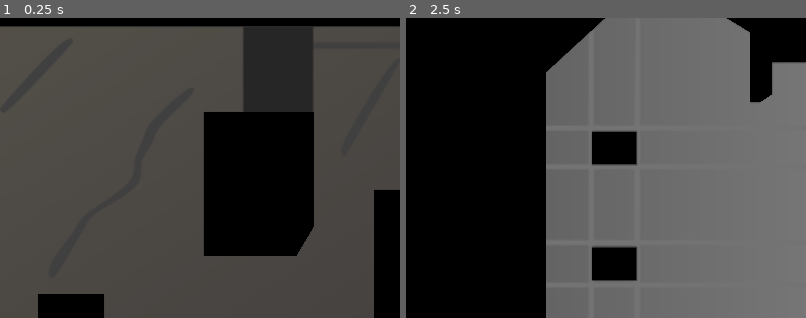
Above: before the commit, frames 1-2 (left to right).
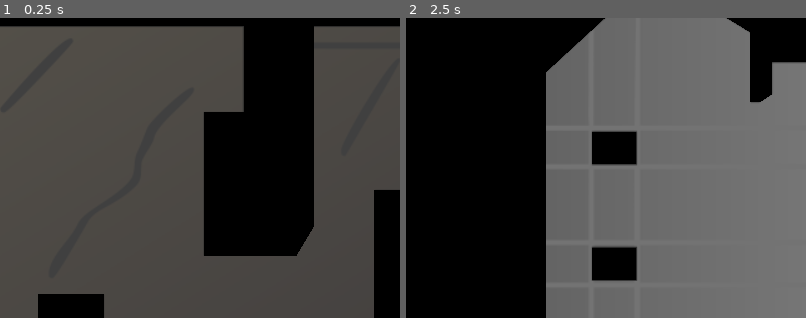
Above: after the commit, the same moments.

Repository: IntangibleMatter/PRIOR-Remake
Game: Godot game, scene res://levels/facility/pitfall.tscn
Same seed, same stepped clock (60 frames per second), same inputs: the game is played once before the commit and once after it. This scene is started directly instead of the project's main scene.
Inputs (mouse positions are % of the whole screen's width and height, from its top left):
- Up to frame 1 (0.25 s): no input
- Up to frame 2 (2.5 s): tap Enter at 0.5 s; move the mouse to (72, 45) at 0.52 s; hold Right (move_right) 0.53-1.25 s; hold Space (move_antigrav) 0.53-1.25 s; click (72, 45) at 0.67 s; tap Up (move_jump) at 0.77 s; drag from (30, 55) to (12, 26) at 1.27 s; move the mouse to (60, 28) at 2.02 s; hold Right (move_right) from 2.03 s (still down); hold Shift from 2.03 s (still down)
The pictures show only the part of the screen within x 42-92%, y 6-56%; the shares and areas given below are measured in that part.

The runs differ from the first frame. In frame 1, 5.0% of the frame differs, in the area x 61-79%, y 2-32%; in frame 2, nothing differs.

Commit message:
doooooors yooooo!!!!

Diff:
--- a/levels/facility/pitfall.tscn
+++ b/levels/facility/pitfall.tscn
@@ -1,8 +1,9 @@
-[gd_scene load_steps=116 format=3 uid="uid://d0qtqviolxk8h"]
+[gd_scene load_steps=117 format=3 uid="uid://d0qtqviolxk8h"]
 
 [ext_resource type="PackedScene" uid="uid://0f3ahgtchmfa" path="res://levels/levelbase.tscn" id="1_br0i3"]
 [ext_resource type="Texture2D" uid="uid://pq58wjeu2oas" path="res://assets/originalgame/levels/263.png" id="2_nm7px"]
 [ext_resource type="PackedScene" uid="uid://d0uvac1yihbnu" path="res://obj/components/spawn.tscn" id="3_boi6m"]
+[ext_resource type="PackedScene" uid="uid://ds1e3ydloq7ey" path="res://obj/obj/door.tscn" id="3_e3rok"]
 [ext_resource type="Script" path="res://addons/rmsmartshape/shapes/shape_closed.gd" id="3_p73oi"]
 [ext_resource type="Script" path="res://addons/rmsmartshape/vertex_properties.gd" id="4_x4xc4"]
 [ext_resource type="Script" path="res://addons/rmsmartshape/shapes/point.gd" id="5_sx2r1"]
@@ -739,7 +740,14 @@
 [node name="BaseLevel" parent="." index="0"]
 texture = ExtResource("2_nm7px")
 
-[node name="main" type="StaticBody2D" parent="Env/Geometry" index="0"]
+[node name="Door" parent="Env/Geometry" index="0" instance=ExtResource("3_e3rok")]
+position = Vector2(1226, 260)
+rotation = -3.14159
+width = 140.0
+length = 172.0
+flag = "pitfall_door"
+
+[node name="main" type="StaticBody2D" parent="Env/Geometry" index="1"]
 
 [node name="SS2D_Shape_Closed" type="Node2D" parent="Env/Geometry/main" index="0"]
 script = ExtResource("3_p73oi")
@@ -755,7 +763,7 @@
 [node name="LightOccluder2D" type="LightOccluder2D" parent="Env/Geometry/main" index="2"]
 occluder = SubResource("OccluderPolygon2D_xn258")
 
-[node name="square" type="StaticBody2D" parent="Env/Geometry" index="1"]
+[node name="square" type="StaticBody2D" parent="Env/Geometry" index="2"]
 
 [node name="SS2D_Shape_Closed" type="Node2D" parent="Env/Geometry/square" index="0"]
 script = ExtResource("3_p73oi")
@@ -771,7 +779,7 @@
 [node name="LightOccluder2D" type="LightOccluder2D" parent="Env/Geometry/square" index="2"]
 occluder = SubResource("OccluderPolygon2D_kpa0l")
 
-[node name="doorplatform" type="StaticBody2D" parent="Env/Geometry" index="2"]
+[node name="doorplatform" type="StaticBody2D" parent="Env/Geometry" index="3"]
 
 [node name="SS2D_Shape_Closed" type="Node2D" parent="Env/Geometry/doorplatform" index="0"]
 script = ExtResource("3_p73oi")
@@ -812,7 +820,8 @@
 [node name="Exit3" parent="Exits" index="2" instance=ExtResource("9_5eqoo")]
 position = Vector2(424, -24)
 shape = SubResource("RectangleShape2D_boat7")
-scene = "ascent"
+scene = "research"
+spawn = 1
 
 [node name="GameButton" parent="Interactables" index="0" instance=ExtResource("9_bxmv6")]
 position = Vector2(192, 332)
@@ -820,3 +829,5 @@
 
 [node name="Label" parent="ColorRect" index="0"]
 text = "pitfall"
+
+[connection signal="button_pressed" from="Interactables/GameButton" to="Env/Geometry/Door" method="open"]
--- a/levels/facility/research.tscn
+++ b/levels/facility/research.tscn
@@ -7,8 +7,12 @@
 [ext_resource type="Script" path="res://addons/rmsmartshape/shapes/point.gd" id="5_f1k8p"]
 [ext_resource type="Script" path="res://addons/rmsmartshape/shapes/point_array.gd" id="6_1ykvc"]
 [ext_resource type="Resource" uid="uid://q8nl5q4i4vua" path="res://assets/resources/ss2d_defaultblack.tres" id="7_us56y"]
-
-[sub_resource type="Resource" id="Resource_38e43"]
+[ext_resource type="PackedScene" uid="uid://ds1e3ydloq7ey" path="res://obj/obj/door.tscn" id="8_3oylb"]
+[ext_resource type="PackedScene" uid="uid://dfar0n5e44gmf" path="res://obj/obj/button.tscn" id="9_2cd01"]
+[ext_resource type="PackedScene" uid="uid://d0uvac1yihbnu" path="res://obj/components/spawn.tscn" id="9_eol13"]
+[ext_resource type="PackedScene" uid="uid://c2bdvyo3foyww" path="res://obj/components/exit.tscn" id="10_w3c8c"]
+
+[sub_resource type="Resource" id="Resource_faxgw"]
 script = ExtResource("4_4axdp")
 texture_idx = -24
 flip = false
@@ -786,25 +790,25 @@
 
 [sub_resource type="Resource" id="Resource_3bnqn"]
 script = ExtResource("5_f1k8p")
-position = Vector2(832, 348)
-point_in = Vector2(0, 0)
-point_out = Vector2(0, 0)
-properties = SubResource("Resource_r1yja")
-
-[sub_resource type="Resource" id="Resource_jfmac"]
-script = ExtResource("4_4axdp")
-texture_idx = 31
+position = Vector2(-83, 53)
+point_in = Vector2(0, 0)
+point_out = Vector2(0, 0)
+properties = SubResource("Resource_4rmc5")
+
+[sub_resource type="Resource" id="Resource_e8tno"]
+script = ExtResource("4_4axdp")
+texture_idx = 41
 flip = false
 width = 1.0
 
 [sub_resource type="Resource" id="Resource_hgocg"]
 script = ExtResource("5_f1k8p")
-position = Vector2(832, 276)
-point_in = Vector2(0, 0)
-point_out = Vector2(0, 0)
-properties = SubResource("Resource_jfmac")
-
-[sub_resource type="Resource" id="Resource_tjaoy"]
+position = Vector2(-83, -23)
+point_in = Vector2(0, 0)
+point_out = Vector2(0, 0)
+properties = SubResource("Resource_e8tno")
+
+[sub_resource type="Resource" id="Resource_m73eh"]
 script = ExtResource("4_4axdp")
 texture_idx = 0
 flip = false
@@ -812,12 +816,12 @@
 
 [sub_resource type="Resource" id="Resource_dd7ed"]
 script = ExtResource("5_f1k8p")
-position = Vector2(1376, 276)
-point_in = Vector2(0, 0)
-point_out = Vector2(0, 0)
-properties = SubResource("Resource_tjaoy")
-
-[sub_resource type="Resource" id="Resource_rw6gx"]
+position = Vector2(461, -23)
+point_in = Vector2(0, 0)
+point_out = Vector2(0, 0)
+properties = SubResource("Resource_m73eh")
+
+[sub_resource type="Resource" id="Resource_p0b34"]
 script = ExtResource("4_4axdp")
 texture_idx = 0
 flip = false
@@ -825,12 +829,12 @@
 
 [sub_resource type="Resource" id="Resource_ds47w"]
 script = ExtResource("5_f1k8p")
-position = Vector2(832, 348)
-point_in = Vector2(0, 0)
-point_out = Vector2(0, 0)
-properties = SubResource("Resource_rw6gx")
-
-[sub_resource type="Resource" id="Resource_1xbtf"]
+position = Vector2(-83, 53)
+point_in = Vector2(0, 0)
+point_out = Vector2(0, 0)
+properties = SubResource("Resource_p0b34")
+
+[sub_resource type="Resource" id="Resource_vw3tg"]
 script = ExtResource("4_4axdp")
 texture_idx = 46
 flip = false
@@ -838,12 +842,12 @@
 
 [sub_resource type="Resource" id="Resource_xxyr7"]
 script = ExtResource("5_f1k8p")
-position = Vector2(1376, 944)
-point_in = Vector2(0, 0)
-point_out = Vector2(0, 0)
-properties = SubResource("Resource_1xbtf")
-
-[sub_resource type="Resource" id="Resource_dmojr"]
+position = Vector2(461, 649)
+point_in = Vector2(0, 0)
+point_out = Vector2(0, 0)
+properties = SubResource("Resource_vw3tg")
+
+[sub_resource type="Resource" id="Resource_lnprg"]
 script = ExtResource("4_4axdp")
 texture_idx = 14
 flip = false
@@ -851,12 +855,12 @@
 
 [sub_resource type="Resource" id="Resource_eysnu"]
 script = ExtResource("5_f1k8p")
-position = Vector2(1264, 348)
-point_in = Vector2(0, 0)
-point_out = Vector2(0, 0)
-properties = SubResource("Resource_dmojr")
-
-[sub_resource type="Resource" id="Resource_guegi"]
+position = Vector2(349, 53)
+point_in = Vector2(0, 0)
+point_out = Vector2(0, 0)
+properties = SubResource("Resource_lnprg")
+
+[sub_resource type="Resource" id="Resource_e6isd"]
 script = ExtResource("4_4axdp")
 texture_idx = 0
 flip = false
@@ -864,12 +868,12 @@
 
 [sub_resource type="Resource" id="Resource_8sygs"]
 script = ExtResource("5_f1k8p")
-position = Vector2(1312, 396)
-point_in = Vector2(0, 0)
-point_out = Vector2(0, 0)
-properties = SubResource("Resource_guegi")
-
-[sub_resource type="Resource" id="Resource_uimgs"]
+position = Vector2(397, 101)
+point_in = Vector2(0, 0)
+point_out = Vector2(0, 0)
+properties = SubResource("Resource_e6isd")
+
+[sub_resource type="Resource" id="Resource_pfkqg"]
 script = ExtResource("4_4axdp")
 texture_idx = 0
 flip = false
@@ -877,10 +881,10 @@
 
 [sub_resource type="Resource" id="Resource_5nwm4"]
 script = ExtResource("5_f1k8p")
-position = Vector2(1312, 944)
-point_in = Vector2(0, 0)
-point_out = Vector2(0, 0)
-properties = SubResource("Resource_uimgs")
+position = Vector2(397, 649)
+point_in = Vector2(0, 0)
+point_out = Vector2(0, 0)
+properties = SubResource("Resource_pfkqg")
 
 [sub_resource type="Resource" id="Resource_vle6f"]
 script = ExtResource("6_1ykvc")
@@ -902,7 +906,13 @@
 _material_overrides = {}
 
 [sub_resource type="OccluderPolygon2D" id="OccluderPolygon2D_ab0sx"]
-polygon = PackedVector2Array(831.896, 348.104, 831.896, 275.896, 1376.1, 275.896, 1376.1, 944.104, 1311.9, 944.104, 1311.96, 396.015, 1263.99, 348.035)
+polygon = PackedVector2Array(831.896, 348.104, 831.896, 271.896, 1376.1, 271.896, 1376.1, 944.104, 1311.9, 944.104, 1311.96, 396.015, 1263.99, 348.035)
+
+[sub_resource type="RectangleShape2D" id="RectangleShape2D_pkyd3"]
+size = Vector2(20, 200)
+
+[sub_resource type="RectangleShape2D" id="RectangleShape2D_molhd"]
+size = Vector2(200, 20)
 
 [node name="levelbase" instance=ExtResource("1_nxdsf")]
 
@@ -918,25 +928,65 @@
 collision_polygon_node_path = NodePath("../CollisionPolygon2D")
 
 [node name="CollisionPolygon2D" type="CollisionPolygon2D" parent="Env/Geometry/main" index="1"]
-visible = false
 modulate = Color(1, 1, 1, 0.3)
 polygon = PackedVector2Array(636.104, 348.104, 356.595, 347.976, 308.039, 392.017, 308.072, 864.049, 235.877, 892.18, 2 …(1579 unchanged characters)…
 
 [node name="LightOccluder2D" type="LightOccluder2D" parent="Env/Geometry/main" index="2"]
+visible = false
 occluder = SubResource("OccluderPolygon2D_cnr5f")
 
 [node name="right" type="StaticBody2D" parent="Env/Geometry" index="1"]
 
 [node name="SS2D_Shape_Closed" type="Node2D" parent="Env/Geometry/right" index="0"]
+position = Vector2(915, 295)
 script = ExtResource("3_in3fh")
 _points = SubResource("Resource_vle6f")
 shape_material = ExtResource("7_us56y")
 collision_polygon_node_path = NodePath("../CollisionPolygon2D")
 
 [node name="CollisionPolygon2D" type="CollisionPolygon2D" parent="Env/Geometry/right" index="1"]
-visible = false
 modulate = Color(1, 1, 1, 0.3)
-polygon = PackedVector2Array(831.896, 348.104, 831.896, 275.896, 1376.1, 275.896, 1376.1, 944.104, 1311.9, 944.104, 1311.96, 396.015, 1263.99, 348.035)
+polygon = PackedVector2Array(831.896, 348.104, 831.896, 271.896, 1376.1, 271.896, 1376.1, 944.104, 1311.9, 944.104, 1311.96, 396.015, 1263.99, 348.035)
 
 [node name="LightOccluder2D" type="LightOccluder2D" parent="Env/Geometry/right" index="2"]
 occluder = SubResource("OccluderPolygon2D_ab0sx")
+
+[node name="Door" parent="Env" index="1" instance=ExtResource("8_3oylb")]
+position = Vector2(636, 310)
+rotation = -1.5708
+width = 76.0
+length = 98.0
+
+[node name="Door2" parent="Env" index="2" instance=ExtResource("8_3oylb")]
+position = Vector2(832, 310)
+rotation = 1.5708
+width = 76.0
+length = 98.0
+
+[node name="Spawn" parent="Spawns" index="0"]
+position = Vector2(24, 512)
+
+[node name="Spawn2" parent="Spawns" index="1" instance=ExtResource("9_eol13")]
+position = Vector2(936, 1116)
+
+[node name="Exit" parent="Exits" index="0"]
+position = Vector2(-88, 420)
+shape = SubResource("RectangleShape2D_pkyd3")
+scene = "thechute"
+spawn = 1
+
+[node name="Exit2" parent="Exits" index="1" instance=ExtResource("10_w3c8c")]
+position = Vector2(832, 1260)
+shape = SubResource("RectangleShape2D_molhd")
+scene = "pitfall"
+spawn = 1
+
+[node name="GameButton" parent="Interactables" index="0" instance=ExtResource("9_2cd01")]
+position = Vector2(164, 1012)
+save_value = "research_door"
+
+[node name="Label" parent="ColorRect" index="0"]
+text = "research"
+
+[connection signal="button_pressed" from="Interactables/GameButton" to="Env/Door" method="open"]
+[connection signal="button_pressed" from="Interactables/GameButton" to="Env/Door2" method="open"]
--- a/levels/facility/world.tscn
+++ b/levels/facility/world.tscn
@@ -1,8 +1,9 @@
-[gd_scene load_steps=104 format=3 uid="uid://c0dgwheqh7nbt"]
+[gd_scene load_steps=107 format=3 uid="uid://c0dgwheqh7nbt"]
 
 [ext_resource type="PackedScene" uid="uid://0f3ahgtchmfa" path="res://levels/levelbase.tscn" id="1_x72lf"]
 [ext_resource type="Texture2D" uid="uid://chieqpak3srrr" path="res://assets/originalgame/levels/262.png" id="2_hiqvl"]
 [ext_resource type="Script" path="res://addons/rmsmartshape/shapes/shape_closed.gd" id="3_b6x0e"]
+[ext_resource type="PackedScene" uid="uid://ds1e3ydloq7ey" path="res://obj/obj/door.tscn" id="3_egd1r"]
 [ext_resource type="Script" path="res://addons/rmsmartshape/vertex_properties.gd" id="4_kbdrg"]
 [ext_resource type="Script" path="res://addons/rmsmartshape/shapes/point.gd" id="5_b5vrh"]
 [ext_resource type="Script" path="res://addons/rmsmartshape/shapes/point_array.gd" id="6_h01qi"]
@@ -641,6 +642,15 @@
 [sub_resource type="OccluderPolygon2D" id="OccluderPolygon2D_822nl"]
 polygon = PackedVector2Array(-44.1036, 160.104, -44.1036, -0.103553, 544.104, -0.103553, 544.003, 240, 520.148, 343.883 …(658 unchanged characters)…
 
+[sub_resource type="Gradient" id="Gradient_i4i8x"]
+colors = PackedColorArray(1, 1, 1, 1, 0, 0, 0, 1)
+
+[sub_resource type="GradientTexture2D" id="GradientTexture2D_4m4yo"]
+gradient = SubResource("Gradient_i4i8x")
+fill = 1
+fill_from = Vector2(0.5, 0.5)
+fill_to = Vector2(1, 0.5)
+
 [sub_resource type="RectangleShape2D" id="RectangleShape2D_cgr17"]
 size = Vector2(20, 200)
 
@@ -655,7 +665,20 @@
 [node name="BaseLevel" parent="." index="0"]
 texture = ExtResource("2_hiqvl")
 
-[node name="StaticBody2D" type="StaticBody2D" parent="Env/Geometry" index="0"]
+[node name="Door" parent="Env/Geometry" index="0" instance=ExtResource("3_egd1r")]
+position = Vector2(954, 600)
+rotation = 3.14159
+width = 76.0
+length = 148.0
+flag = "world_door"
+
+[node name="Door2" parent="Env/Geometry" index="1" instance=ExtResource("3_egd1r")]
+position = Vector2(1030, 452)
+width = 76.0
+length = 148.0
+flag = "world_door"
+
+[node name="StaticBody2D" type="StaticBody2D" parent="Env/Geometry" index="2"]
 
 [node name="SS2D_Shape_Closed" type="Node2D" parent="Env/Geometry/StaticBody2D" index="0"]
 script = ExtResource("3_b6x0e")
@@ -664,12 +687,17 @@
 collision_polygon_node_path = NodePath("../CollisionPolygon2D")
 
 [node name="CollisionPolygon2D" type="CollisionPolygon2D" parent="Env/Geometry/StaticBody2D" index="1"]
-visible = false
 modulate = Color(1, 1, 1, 0.3)
 polygon = PackedVector2Array(-44.1036, 160.104, -44.1036, -0.103553, 544.104, -0.103553, 544.003, 240, 520.148, 343.883 …(658 unchanged characters)…
 
 [node name="LightOccluder2D" type="LightOccluder2D" parent="Env/Geometry/StaticBody2D" index="2"]
 occluder = SubResource("OccluderPolygon2D_822nl")
+
+[node name="PointLight2D" type="PointLight2D" parent="Env/Decoration" index="0"]
+position = Vector2(1160, 572)
+shadow_enabled = true
+texture = SubResource("GradientTexture2D_4m4yo")
+texture_scale = 20.0
 
 [node name="Spawn" parent="Spawns" index="0"]
 position = Vector2(28, 344)
@@ -705,3 +733,6 @@
 
 [node name="Label" parent="ColorRect" index="0"]
 text = "world"
+
+[connection signal="button_pressed" from="Interactables/GameButton" to="Env/Geometry/Door" method="open"]
+[connection signal="button_pressed" from="Interactables/GameButton" to="Env/Geometry/Door2" method="open"]
--- a/obj/obj/door.gd
+++ b/obj/obj/door.gd
@@ -1,17 +1,77 @@
 @tool
 extends AnimatableBody2D
 
-@onready var rect: ColorRect = $ColorRect
 @onready var collision: CollisionPolygon2D = $CollisionPolygon2D
 @onready var occluder: LightOccluder2D = $LightOccluder2D
 
-@export var base_size : Vector2
-@export var target : Vector2
+@export var width : float = 64.0:
+	set(val):
+		width = val
+		if Engine.is_editor_hint():
+			refresh_rect()
+@export var length : float = 256.0:
+	set(val):
+		length = val
+		if Engine.is_editor_hint():
+			refresh_rect()
 
-@export var open_speed : float = 1.0
+
+@export var open_speed : float = 3.0
 
 @export var flag : String = "electricity"
 
-# why can't I figure this out what the fuck
-func draw_polygons() -> void:
-	pass
+var drawn_rect : Rect2
+
+func _ready() -> void:
+	if Save.data.has(flag):
+		if Save.data[flag]:
+			drawn_rect = Rect2(-width/2, 0, width, 0)
+	else:
+		drawn_rect = Rect2(-width/2, 0, width, length)
+
+	occluder.occluder = OccluderPolygon2D.new()
+	if not collision.is_node_ready():
+		await collision.ready
+	refresh_rect()
+
+
+func refresh_rect() -> void:
+	if Engine.is_editor_hint():
+		drawn_rect = Rect2(-width/2, 0, width, length)
+		return
+	if not Save.data[flag]:
+		drawn_rect = Rect2(-width/2, 0, width, length)
+	else:
+		drawn_rect = Rect2(-width/2, 0, width, 0)
+	await get_tree().process_frame
+	refresh_polygons()
+
+
+func refresh_polygons(_t: float = 0) -> void:
+	var points := rect_to_points(drawn_rect)
+	collision.polygon = points
+	occluder.occluder.polygon = points
+
+func rect_to_points(rect) -> PackedVector2Array:
+	var points : PackedVector2Array = [
+		rect.position,
+		rect.position + Vector2(rect.size.x, 0),
+		rect.position + rect.size,
+		rect.position + Vector2(0, rect.size.y)
+	]
+	return points
+
+
+
+func open() -> void:
+	var tween := get_tree().create_tween().set_parallel(true).set_ease(Tween.EASE_IN_OUT).set_trans(Tween.TRANS_QUAD)
+	tween.tween_property(self, "drawn_rect:size:y", 0, open_speed)
+	tween.tween_method(refresh_polygons, 0, 1, open_speed)
+
+
+func _process(_delta: float) -> void:
+	queue_redraw()
+
+
+func _draw() -> void:
+	draw_rect(drawn_rect, Color.BLACK)
--- a/obj/obj/door.tscn
+++ b/obj/obj/door.tscn
@@ -12,8 +12,6 @@
 
 [node name="Door" type="AnimatableBody2D"]
 script = ExtResource("1_8gr8w")
-base_size = null
-target = null
 
 [node name="CollisionPolygon2D" type="CollisionPolygon2D" parent="."]
 
--- a/obj/player/player.tscn
+++ b/obj/player/player.tscn
@@ -7,8 +7,11 @@
 [sub_resource type="OccluderPolygon2D" id="OccluderPolygon2D_eg5lk"]
 polygon = PackedVector2Array(-35, -60, -35, 0, 35, 0, 35, -60)
 
-[sub_resource type="RectangleShape2D" id="RectangleShape2D_qd7bx"]
-size = Vector2(70, 60)
+[sub_resource type="RectangleShape2D" id="RectangleShape2D_3x1m2"]
+size = Vector2(60, 70)
+
+[sub_resource type="CircleShape2D" id="CircleShape2D_vycf5"]
+radius = 1.0
 
 [sub_resource type="Animation" id="Animation_dic3i"]
 length = 0.001
@@ -55,10 +58,6 @@
 [node name="LightOccluder2D" type="LightOccluder2D" parent="."]
 occluder = SubResource("OccluderPolygon2D_eg5lk")
 
-[node name="CollisionShape2D" type="CollisionShape2D" parent="."]
-position = Vector2(0, -30)
-shape = SubResource("RectangleShape2D_qd7bx")
-
 [node name="Sprite2D" type="Sprite2D" parent="."]
 position = Vector2(0, -30)
 texture = ExtResource("1_owku0")
@@ -69,6 +68,19 @@
 centered = false
 offset = Vector2(0, 9.375)
 
+[node name="CollisionShape2D" type="CollisionShape2D" parent="."]
+position = Vector2(0, -30)
+rotation = 1.5708
+shape = SubResource("RectangleShape2D_3x1m2")
+
+[node name="CollisionShape2D2" type="CollisionShape2D" parent="."]
+position = Vector2(-35, -1)
+shape = SubResource("CircleShape2D_vycf5")
+
+[node name="CollisionShape2D3" type="CollisionShape2D" parent="."]
+position = Vector2(35, -1)
+shape = SubResource("CircleShape2D_vycf5")
+
 [node name="AnimationPlayer" type="AnimationPlayer" parent="."]
 autoplay = "RESET"
 libraries = {
--- a/scripts/save.gd
+++ b/scripts/save.gd
@@ -10,6 +10,7 @@
 	"antigrav": true,
 	"world_door": false,
 	"pitfall_door": false,
+	"research_door": false,
 }
 
 
Not shown, removed: .gut_editor_config.json
Not shown: 55 places in levels/facility/ascent.tscn that only renumber resources
Not shown: 73 places in levels/facility/diverge.tscn that only renumber resources
Not shown: 51 places in levels/facility/pitfall.tscn that only renumber resources
Not shown: 56 places in levels/facility/research.tscn that only renumber resources
Not shown: 63 places in levels/facility/thechute.tscn that only renumber resources
Not shown: 45 places in levels/facility/world.tscn that only renumber resources
Not shown: 1 places in obj/player/player.tscn that only renumber resources
Not shown, removed: branch_notes.org
